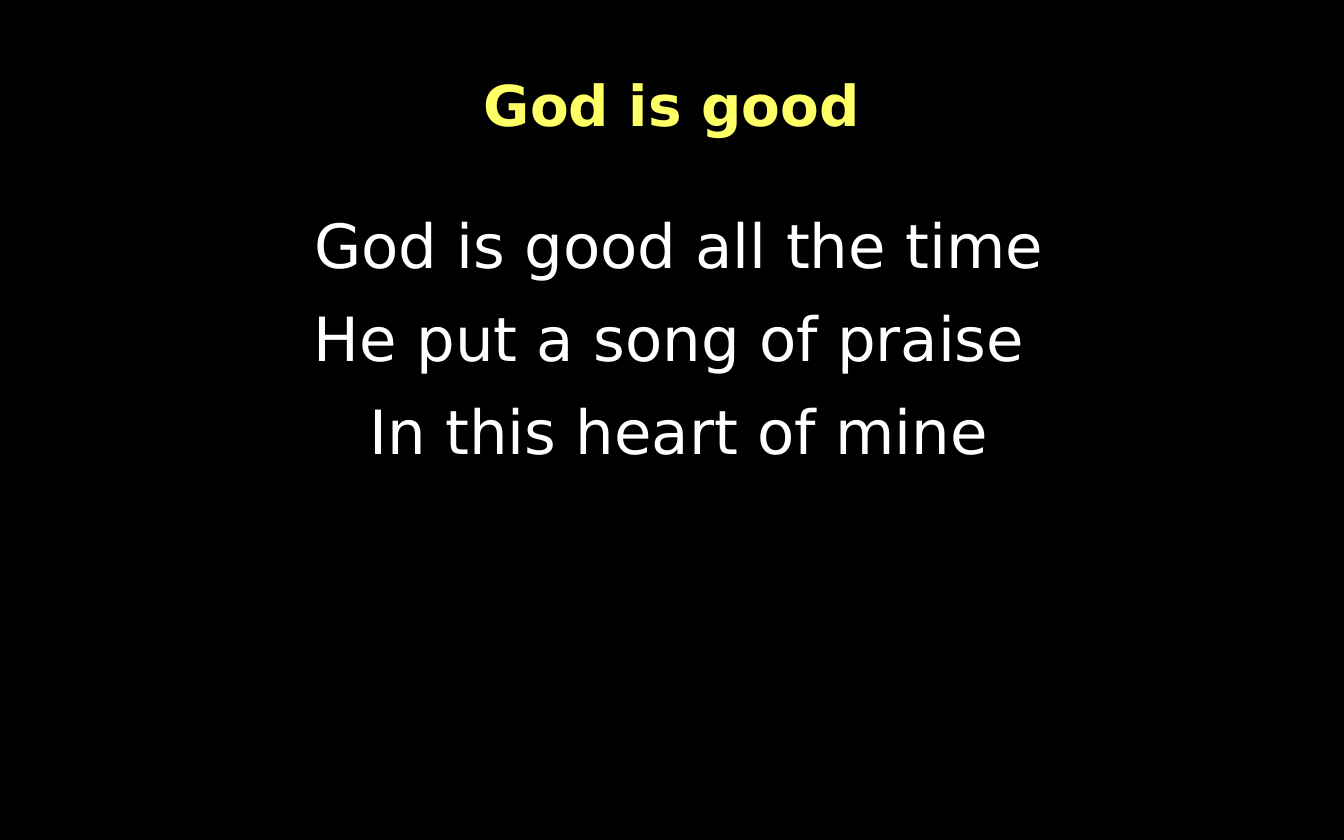
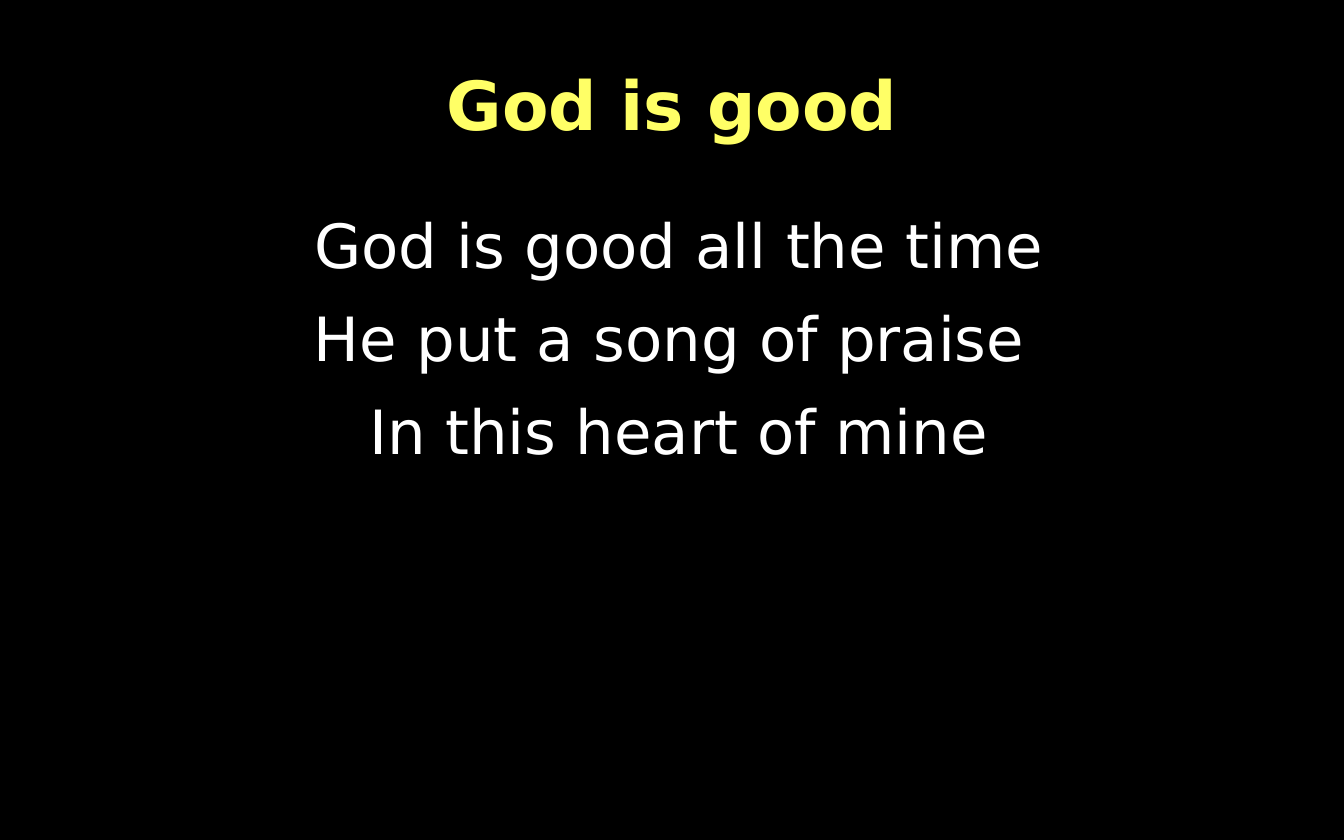
Before and after one commit to irwincoelho/Choir, a slide deck: slide 1 of Individual/ODP/GodIsGood.odp. Drawn at 1344x840 pixels with LibreOffice and Linux fonts; fonts in the diff are those of the drawing. Boxes give left, top, right and bottom in pixels: in the first picture for what was removed or moved away, otherwise in the second. Text is boxed around its words. In the diff, an @@ line names an element or a change of style, - is before the commit and + after.

Commit message:
Converted a few files to pptx

```diff
--- a/Individual/ODP/GodIsGood.odp
+++ b/Individual/ODP/GodIsGood.odp
@@ title "God is good" at (x1=447, y1=78, x2=898, y2=145): size 33.3 to 40 pt @@
```
Also in this commit, not shown: 2 other files.
